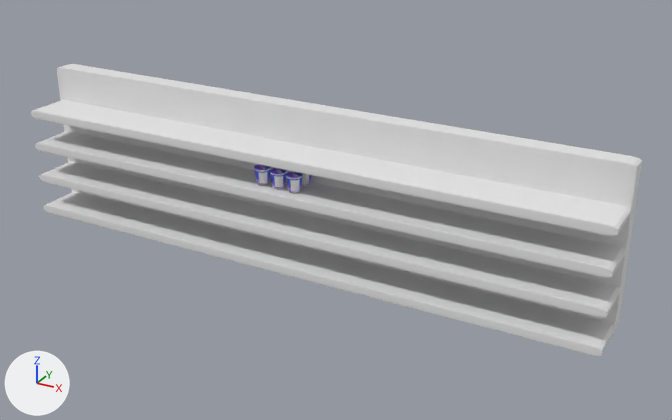
Two versions of the FBX model pixelated-cup-noodle/ramen4.fbx, one commit apart.
Camera for both pictures: a 50 mm lens placed at (2.8, -4.72, 2.21), pointed at (0.24, -0.07, -0.12). Lighting does not change. The marker at lower left points along +X, +Y and +Z. Where no turn or scale is listed for an object, it has been applied to the vertices.

The first picture shows 'cup_ramen', 'rack'.
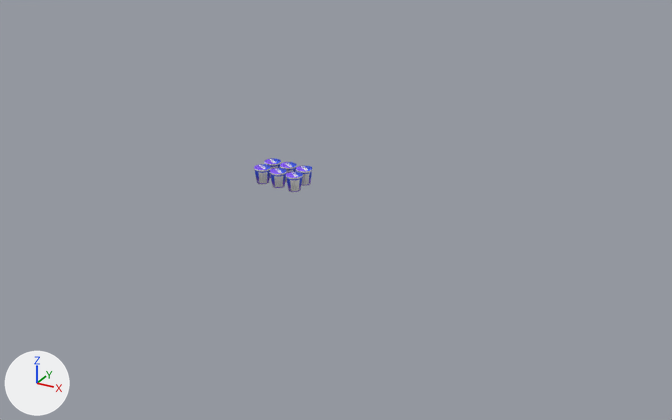
The newer file is also turned or shifted as a whole; pictures and numbers use the older file's frame.

What differs and where, as boxes (x1, y1, x2, y2) in the pictures (672 x 420 px):
'rack', deleted: before (31, 64, 642, 356)

Patch to the scene script:
```diff
--- a/pixelated-cup-noodle/ramen4.fbx.py
+++ b/pixelated-cup-noodle/ramen4.fbx.py
@@ ob_rack @@
-ob_rack = bpy.data.objects.new('rack', me_cube_001)
-ob_rack.location = (0.0, 0.0, 0.0)
```
